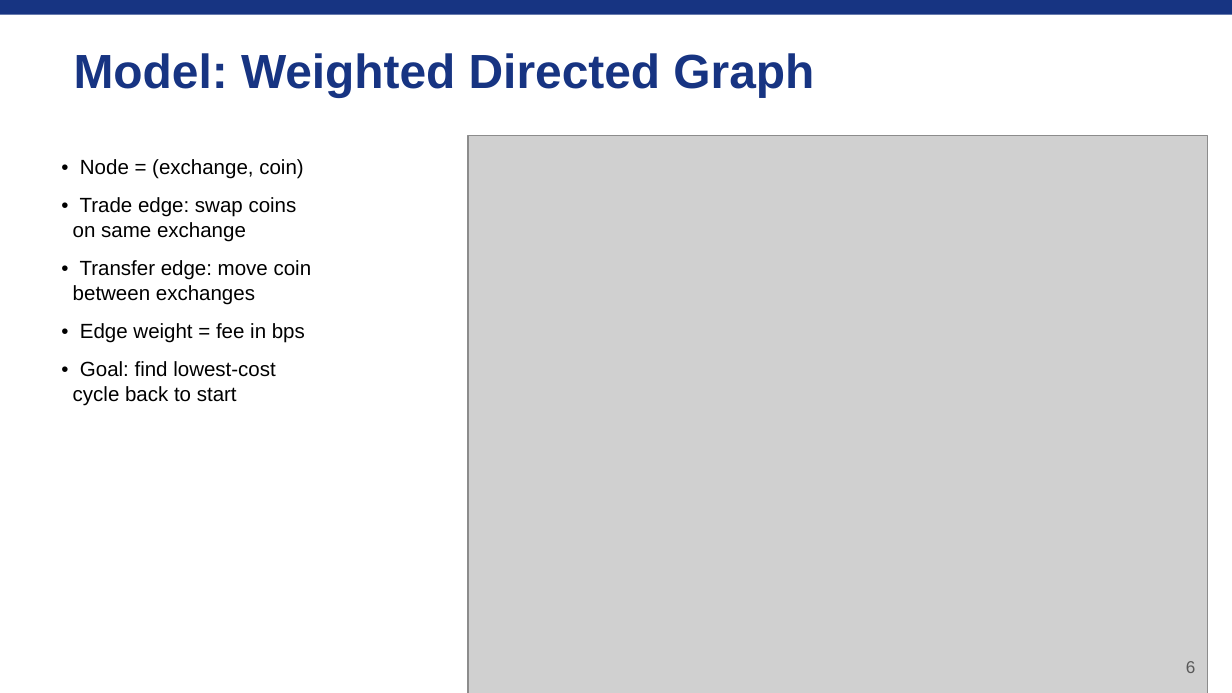
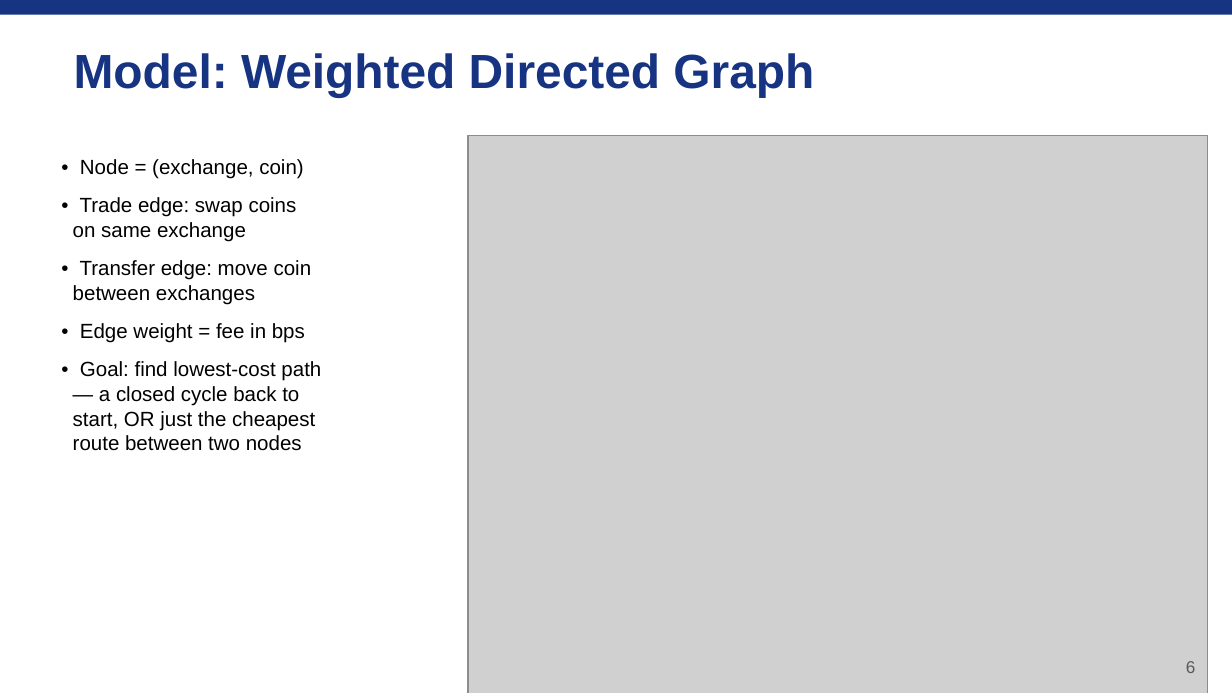
Before and after one commit to kevinl03/Stablecoin-CrossExchange-Arbitrage, a slide deck: slide 6 of astar_arbitrage_deck.pptx. Drawn at 1232x693 pixels with LibreOffice and Linux fonts; fonts in the diff are those of the drawing; grey boxes stand for pictures. Boxes give left, top, right and bottom in pixels: in the first picture for what was removed or moved away, otherwise in the second. Text is boxed around its words. In the diff, an @@ line names an element or a change of style, - is before the commit and + after.

```diff
--- a/astar_arbitrage_deck.pptx
+++ b/astar_arbitrage_deck.pptx
@@ text at [73,361,321,451]: text changed @@
-• Goal: find lowest-cost
-cycle back to start
+• Goal: find lowest-cost path
+— a closed cycle back to
+start, OR just the cheapest
+route between two nodes
```
Also in this commit, not shown: 4 other slides changed, 1 other file.
